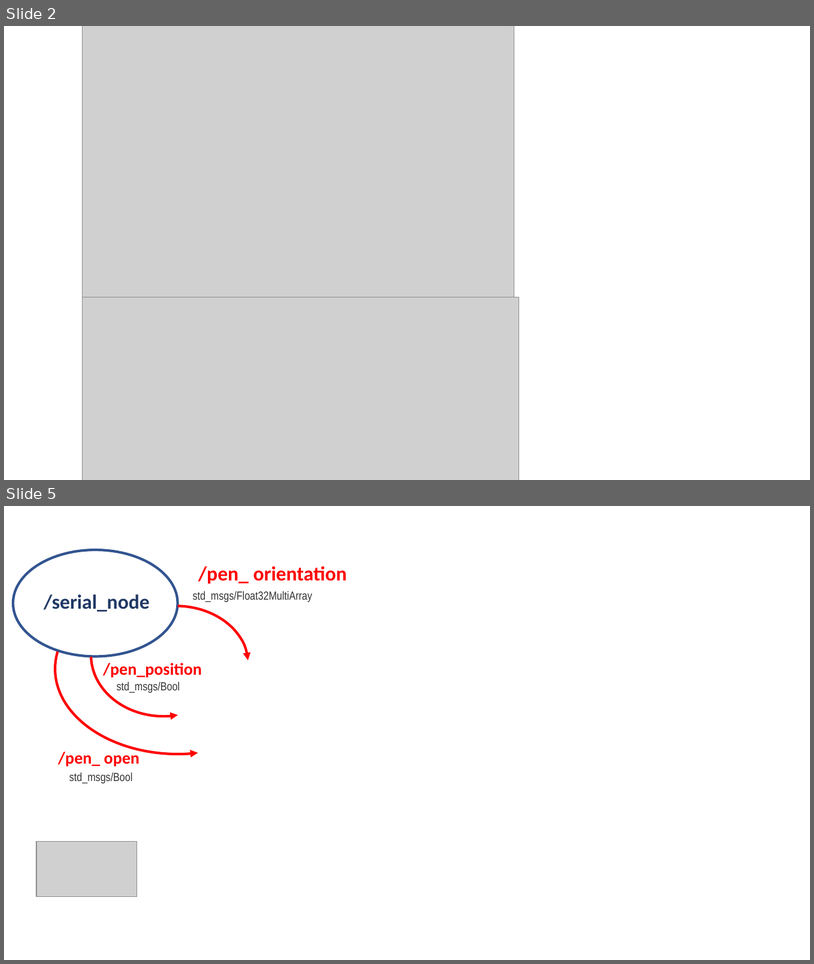
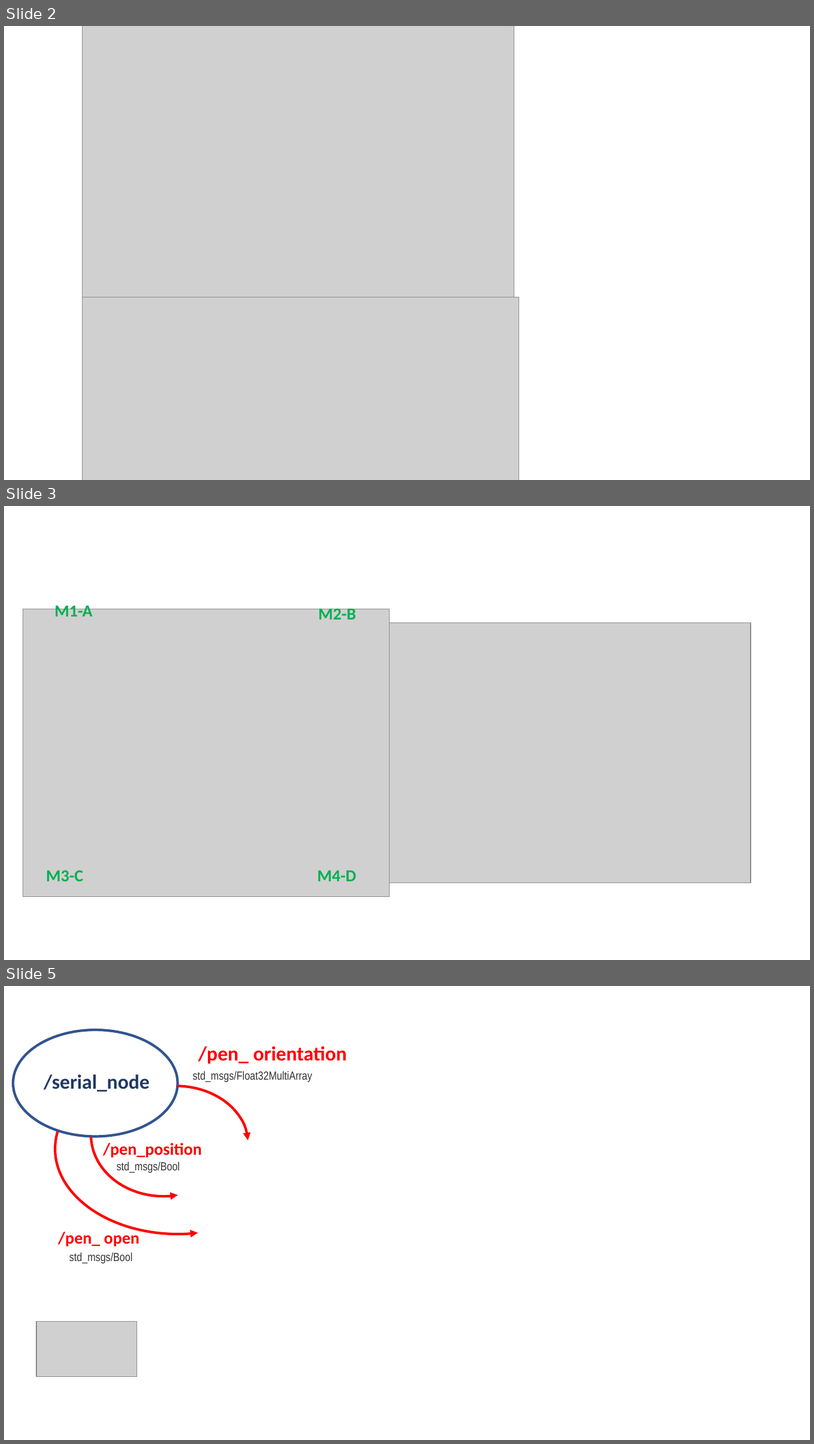
Before and after one commit to manelpuig/rUBot_mecanum_ws, a slide deck: Documentation/Images/Mecanum_Images.pptx. Shown one above the other, each under a label of ours: slides 2 and 5 before the commit, slides 2, 3 and 5 after it; the slides between them are not shown. The pictures are 814x964 and 814x1444 pixels, drawn with LibreOffice and Linux fonts; fonts in the diff are those of the drawing; grey boxes stand for pictures. Boxes give left, top, right and bottom in pixels: in the first picture for what was removed or moved away, otherwise in the second. Text is boxed around its words. In the diff, an @@ line names an element or a change of style, - is before the commit and + after.

```diff
--- a/Documentation/Images/Mecanum_Images.pptx
+++ b/Documentation/Images/Mecanum_Images.pptx
@@ slide 3 added at <box>4,506,810,960</box>, background #FFFFFF @@
@@ picture added at <box>23,609,389,896</box> @@
@@ text added at <box>54,603,92,616</box>, 20 pt, text #00B050, bold @@
+M1-A
@@ text added at <box>318,606,356,619</box>, 20 pt, text #00B050, bold @@
+M2-B
@@ picture added at <box>389,623,751,883</box> @@
@@ text added at <box>46,870,83,881</box>, 20 pt, text #00B050, bold @@
+M3-C
@@ text added at <box>317,870,356,881</box>, 20 pt, text #00B050, bold @@
+M4-D
```
Also in this commit, not shown: 1 other slide added, 2 slides removed, 9 other files.
